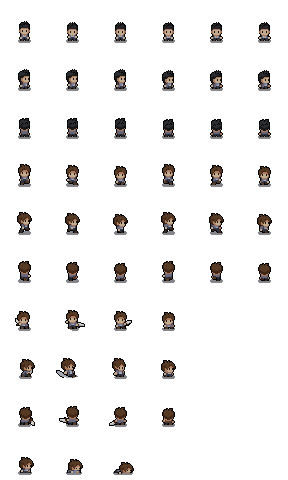
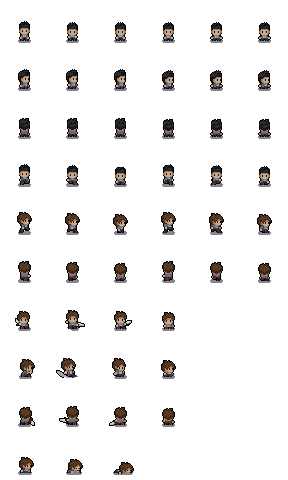
Layered file, before and after one edit (288 × 480). Changes by layer:
painted on "player.png" over [18, 71, 271, 179]
